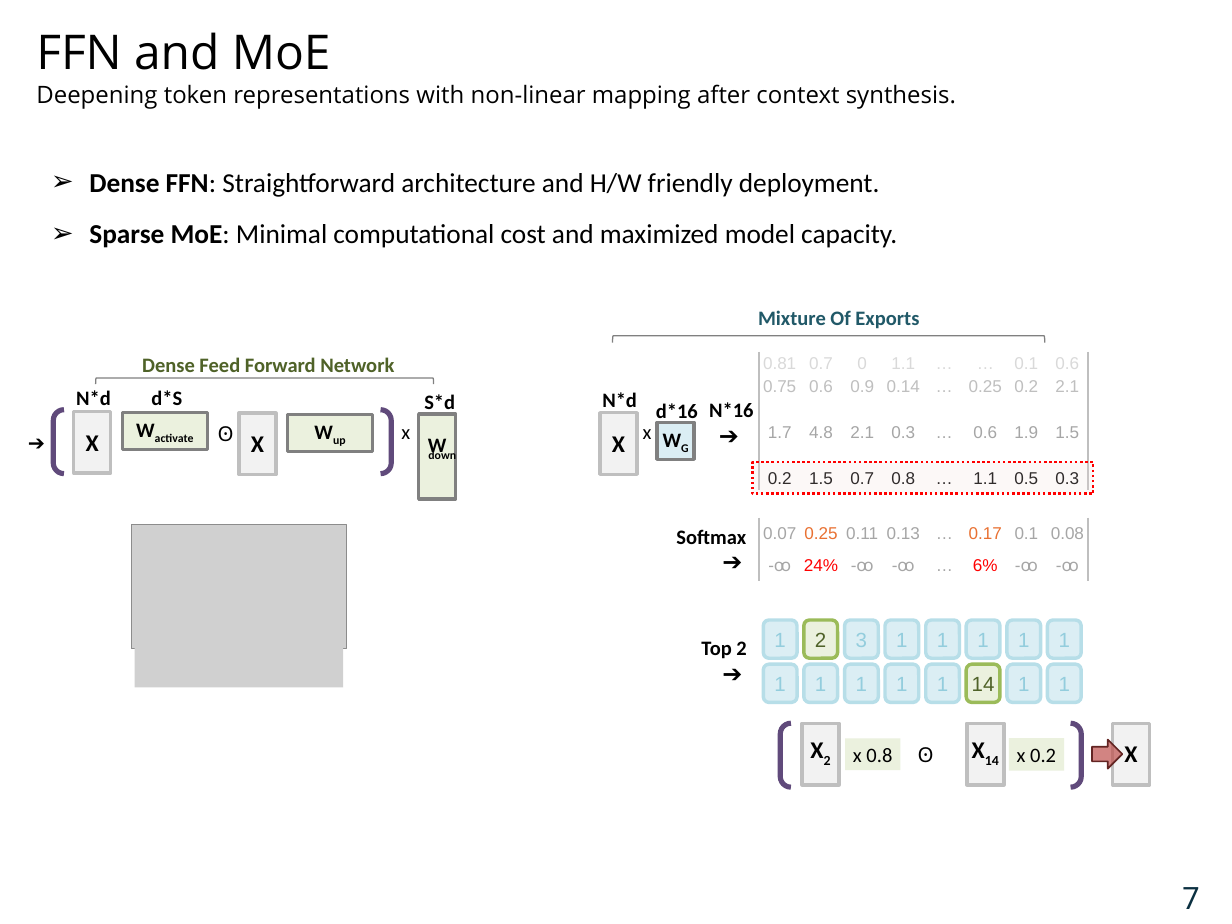
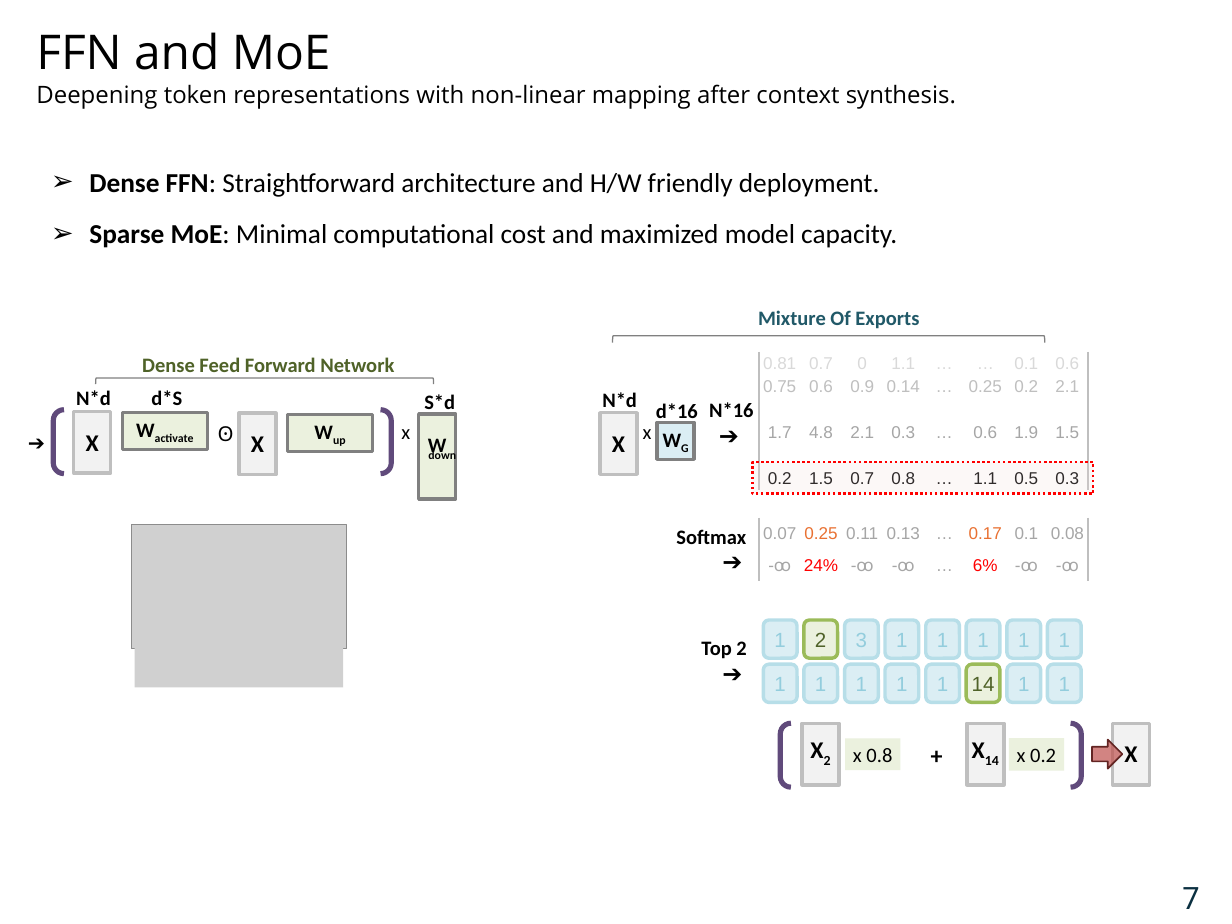
Before and after one commit to navibator/crazy-ai, a slide deck: slide 8 of gemma-v4-0914.pptx. Drawn at 1232x924 pixels with LibreOffice and Linux fonts; fonts in the diff are those of the drawing; grey boxes stand for pictures; background and template pictures are left out. Boxes give left, top, right and bottom in pixels: in the first picture for what was removed or moved away, otherwise in the second. Text is boxed around its words. In the diff, an @@ line names an element or a change of style, - is before the commit and + after.

```diff
--- a/gemma-v4-0914.pptx
+++ b/gemma-v4-0914.pptx
@@ text removed at (x1=918, y1=747, x2=934, y2=763) @@
-Ꙩ
@@ text added at (x1=925, y1=738, x2=949, y2=776), 14 pt, text #000000, bold @@
++
```
Also in this commit, not shown: 8 other slides changed.
